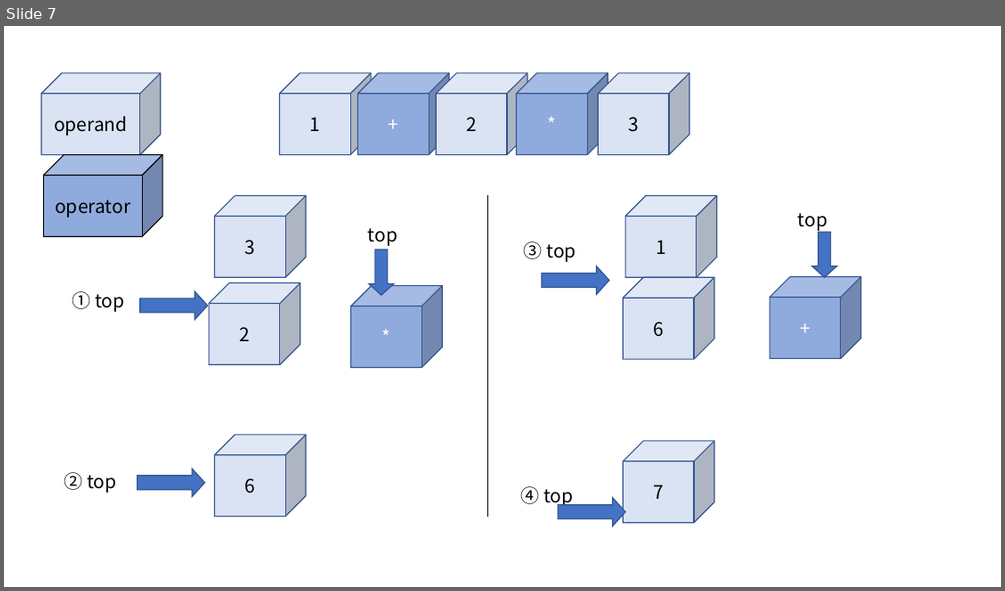
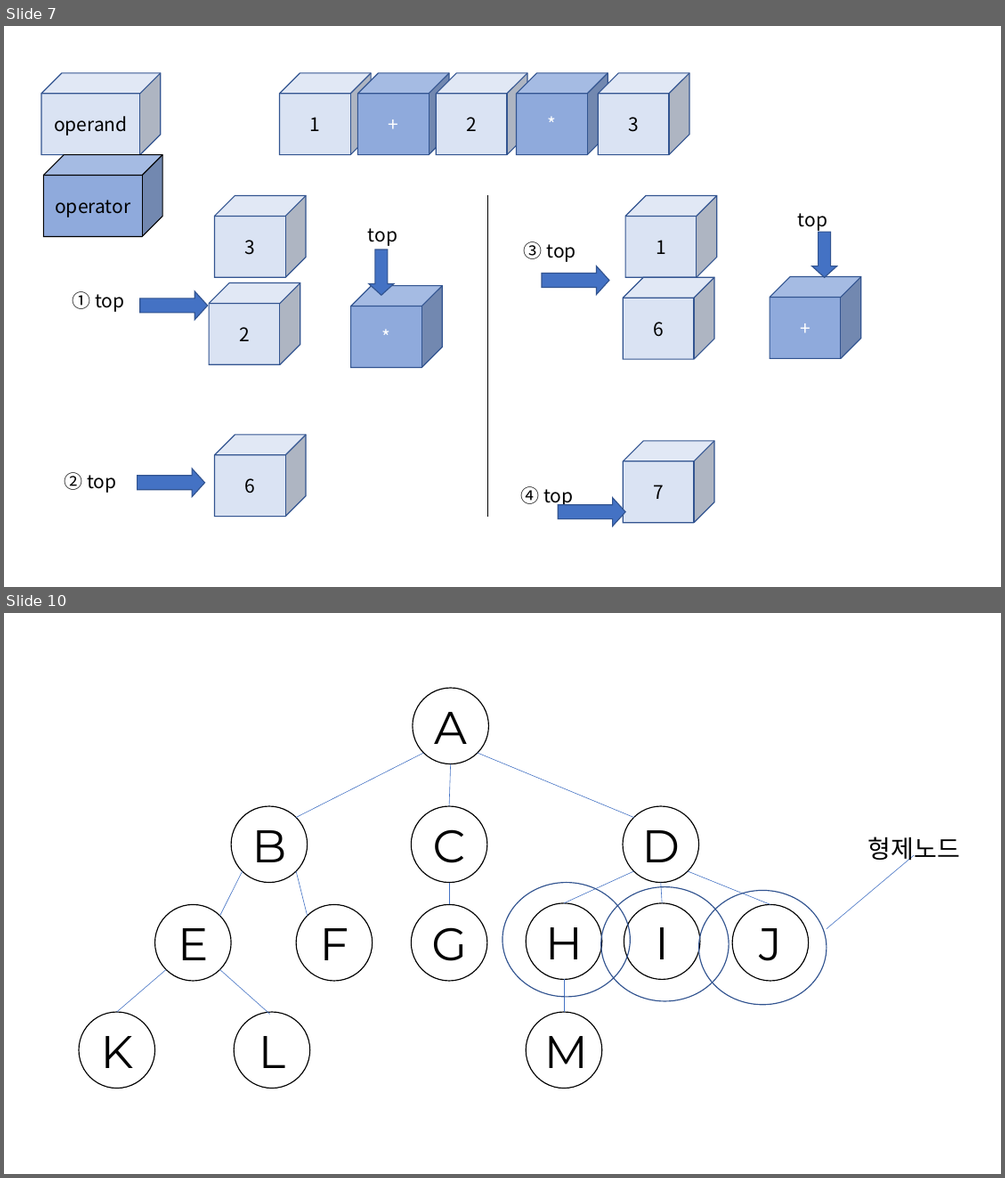
Before and after one commit to dkgulee/Algorithm_basic-python-, a slide deck: img/파워포인트 이미지.pptx. Shown one above the other, each under a label of ours: slide 7 before the commit, slides 7 and 10 after it; the slides between them are not shown. The pictures are 1005x591 and 1005x1178 pixels, drawn with LibreOffice and Linux fonts; fonts in the diff are those of the drawing. Boxes give left, top, right and bottom in pixels: in the first picture for what was removed or moved away, otherwise in the second. Text is boxed around its words. In the diff, an @@ line names an element or a change of style, - is before the commit and + after.

```diff
--- a/img/파워포인트 이미지.pptx
+++ b/img/파워포인트 이미지.pptx
@@ slide 10 added at (x1=4, y1=613, x2=1001, y2=1174), background #FFFFFF @@
@@ ellipse added at (x1=413, y1=688, x2=488, y2=764), fill #FFFFFF, outline #000000 1 pt, 44 pt, text #000000 @@
+A
@@ line added from (297, 817) to (423, 753), #4472C4 0.5 pt @@
@@ line added from (449, 806) to (451, 764), #4472C4 0.5 pt @@
@@ line added from (633, 817) to (477, 753), #4472C4 0.5 pt @@
@@ ellipse added at (x1=231, y1=806, x2=307, y2=882), fill #FFFFFF, outline #000000 1 pt, 44 pt, text #000000 @@
+B
@@ ellipse added at (x1=411, y1=806, x2=487, y2=882), fill #FFFFFF, outline #000000 1 pt, 44 pt, text #000000 @@
+C
@@ ellipse added at (x1=623, y1=806, x2=699, y2=882), fill #FFFFFF, outline #000000 1 pt, 44 pt, text #000000 @@
+D
@@ text added at (x1=868, y1=836, x2=960, y2=865), 24 pt, text #000000 @@
+형제노드
@@ line added from (243, 871) to (220, 916), #4472C4 0.5 pt @@
@@ line added from (297, 871) to (307, 916), #4472C4 0.5 pt @@
@@ line added from (633, 871) to (564, 903), #4472C4 0.5 pt @@
@@ line added from (688, 871) to (770, 905), #4472C4 0.5 pt @@
@@ line added from (826, 929) to (914, 855), #4472C4 0.5 pt @@
@@ ellipse added at (x1=155, y1=905, x2=231, y2=981), fill #FFFFFF, outline #000000 1 pt, 44 pt, text #000000 @@
+E
@@ ellipse added at (x1=297, y1=905, x2=372, y2=981), fill #FFFFFF, outline #000000 1 pt, 44 pt, text #000000 @@
+F
@@ ellipse added at (x1=411, y1=905, x2=487, y2=981), fill #FFFFFF, outline #000000 1 pt, 44 pt, text #000000 @@
+G
@@ line added from (449, 882) to (449, 905), #4472C4 0.5 pt @@
@@ ellipse added at (x1=502, y1=882, x2=631, y2=997), outline #325491 1 pt @@
@@ ellipse added at (x1=526, y1=903, x2=602, y2=980), fill #FFFFFF, outline #000000 1 pt, 44 pt, text #000000 @@
+H
@@ ellipse added at (x1=601, y1=887, x2=729, y2=1001), outline #325491 1 pt @@
@@ ellipse added at (x1=624, y1=903, x2=700, y2=980), fill #FFFFFF, outline #000000 1 pt, 44 pt, text #000000 @@
+I
@@ line added from (661, 882) to (662, 903), #4472C4 0.5 pt @@
@@ ellipse added at (x1=699, y1=891, x2=826, y2=1005), outline #325491 1 pt @@
@@ ellipse added at (x1=732, y1=905, x2=809, y2=981), fill #FFFFFF, outline #000000 1 pt, 44 pt, text #000000 @@
+J
@@ line added from (166, 970) to (117, 1012), #4472C4 0.5 pt @@
@@ line added from (220, 970) to (270, 1013), #4472C4 0.5 pt @@
@@ line added from (564, 980) to (564, 1012), #4472C4 0.5 pt @@
@@ ellipse added at (x1=79, y1=1012, x2=155, y2=1088), fill #FFFFFF, outline #000000 1 pt, 44 pt, text #000000 @@
+K
@@ ellipse added at (x1=234, y1=1012, x2=310, y2=1088), fill #FFFFFF, outline #000000 1 pt, 44 pt, text #000000 @@
+L
@@ ellipse added at (x1=526, y1=1012, x2=602, y2=1088), fill #FFFFFF, outline #000000 1 pt, 44 pt, text #000000 @@
+M
```
Also in this commit, not shown: 4 other slides added, 5 slides removed, 10 other files.
